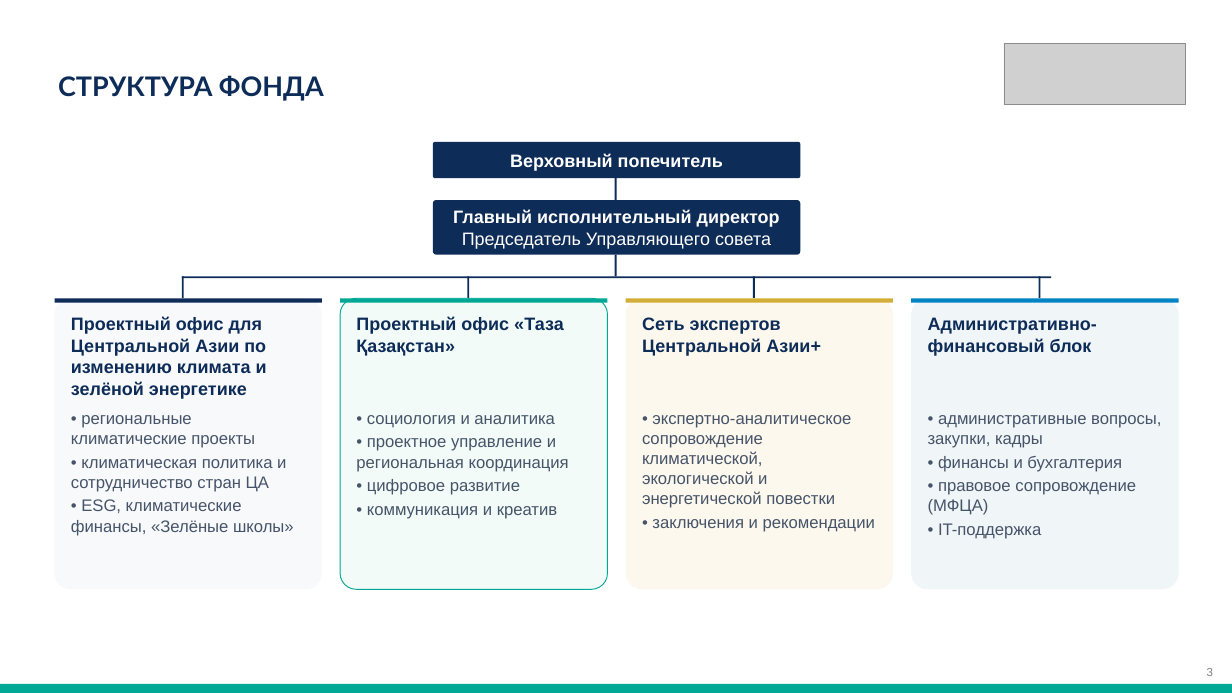
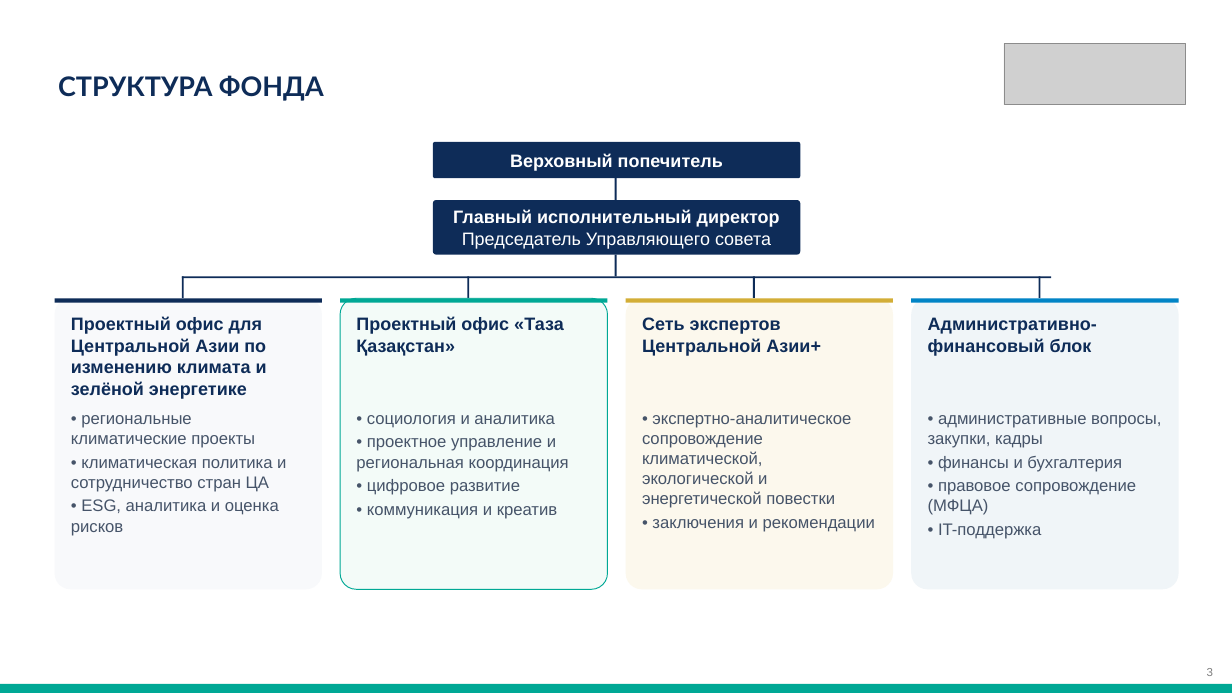
Before and after one commit to murat01042014/obsidian-vault, a slide deck: slide 3 of TAZA/_документы/Презентация для партнёров – ЦАКФ и Таза Қазақстан.pptx. Drawn at 1232x693 pixels with LibreOffice and Linux fonts; fonts in the diff are those of the drawing; grey boxes stand for pictures. Boxes give left, top, right and bottom in pixels: in the first picture for what was removed or moved away, otherwise in the second. Text is boxed around its words. In the diff, an @@ line names an element or a change of style, - is before the commit and + after.

```diff
--- a/TAZA/_документы/Презентация для партнёров – ЦАКФ и Таза Қазақстан.pptx
+++ b/TAZA/_документы/Презентация для партнёров – ЦАКФ и Таза Қазақстан.pptx
@@ text at (71, 499, 279, 536): text changed @@
-• ESG, климатические финансы, «Зелёные школы»
+• ESG, аналитика и оценка рисков
```
Also in this commit, not shown: 3 other slides changed, 1 other file.
